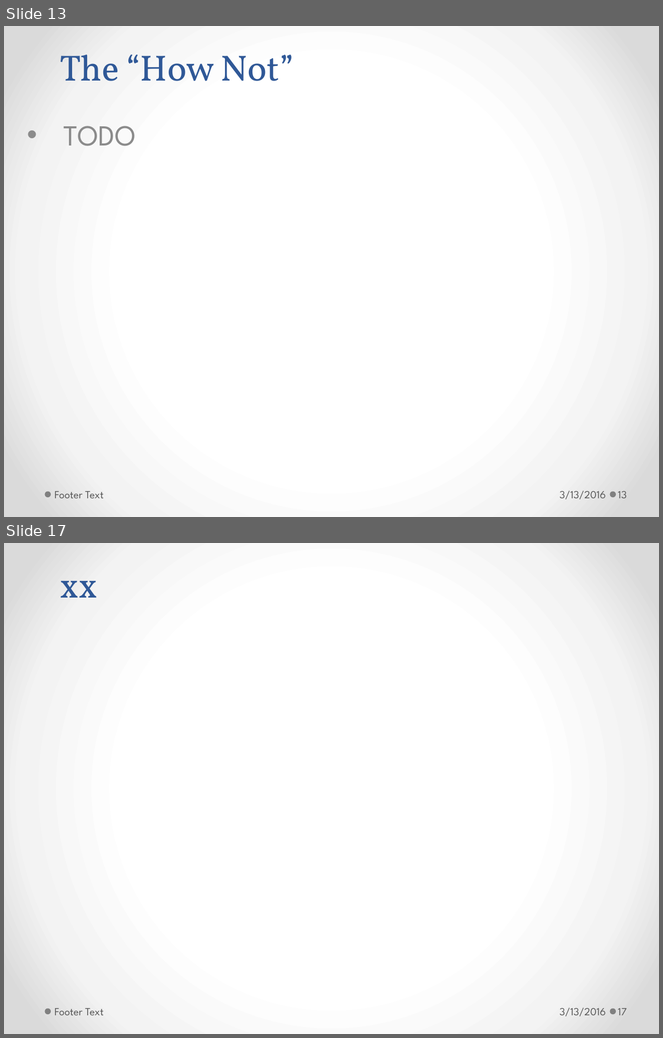
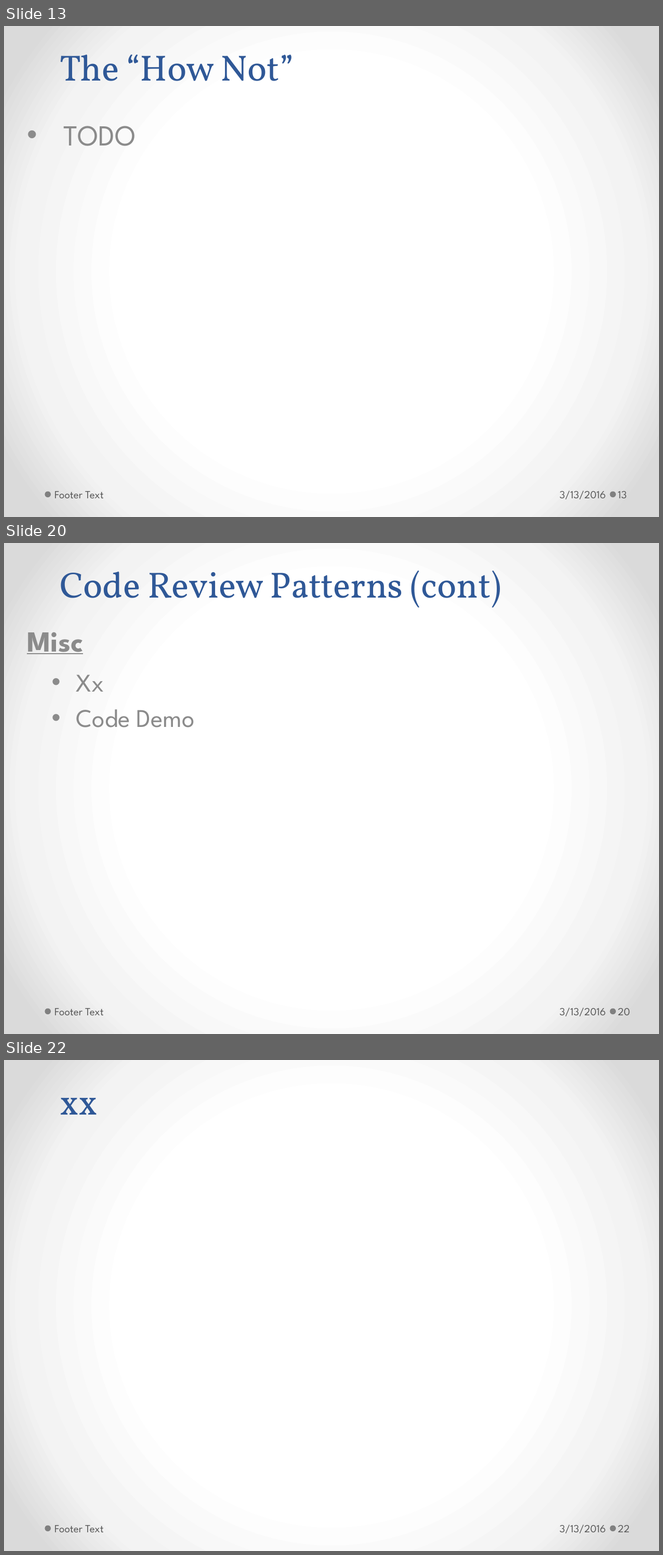
Before and after one commit to h-t-tran/brown, a slide deck: codereview/tech-presentation-effective-codereview.pptx. Shown one above the other, each under a label of ours: slides 13 and 17 before the commit, slides 13, 20 and 22 after it; the slides between them are not shown. The pictures are 663x1038 and 663x1555 pixels, drawn with LibreOffice and Linux fonts; fonts in the diff are those of the drawing. Boxes give left, top, right and bottom in pixels: in the first picture for what was removed or moved away, otherwise in the second. Text is boxed around its words. In the diff, an @@ line names an element or a change of style, - is before the commit and + after.

```diff
--- a/codereview/tech-presentation-effective-codereview.pptx
+++ b/codereview/tech-presentation-effective-codereview.pptx
@@ slide 20 added at bbox=[4, 543, 659, 1034], background gradient #FFFFFF to #F4F4F4 to #DADADA; not listed: 2 template elements that a slide beside it also shows @@
@@ title added at bbox=[60, 571, 502, 607], 40 pt, text #2F5897 @@
+Code Review Patterns (cont)
@@ subtitle added at bbox=[27, 632, 83, 654], 32 pt, text #8C8C8C, bold, underline @@
+Misc
@@ text added at bbox=[76, 675, 195, 728], 28 pt, text #8C8C8C @@
+• Xx
+• Code Demo
@@ text added at bbox=[54, 1008, 104, 1016], 12 pt, text #595959 @@
+Footer Text
@@ text added at bbox=[560, 1008, 606, 1017], 12 pt, text #595959 @@
+3/13/2016
@@ page number added at bbox=[618, 1008, 631, 1016], 12 pt, text #595959 @@
+20
@@ what was slide 17 is now slide 22 @@
@@ page number at bbox=[618, 1525, 630, 1533]: text changed @@
-17
+22
```
Also in this commit, not shown: 3 slides changed, 4 other slides added.
